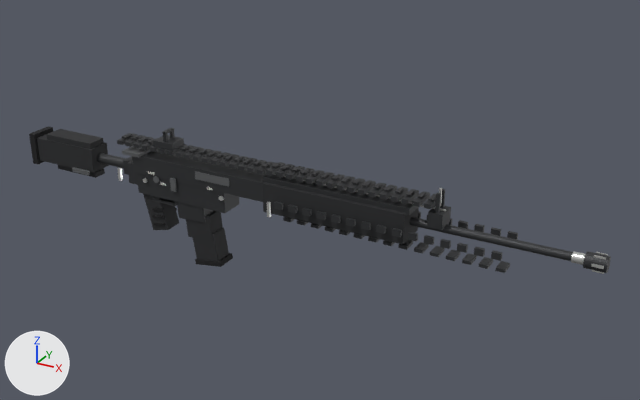
The FBX model Assets/models/weapons/assault_rifle_m4.fbx, before and after one commit.
Rendered twice from a camera (50 mm lens) standing at (0.656, -0.876, 0.482) and looking at (0.143, 0.058, 0.015). Arrows for +X, +Y and +Z are at lower left; the lights stay in place. The first picture is the older version. Where no turn or scale is listed for an object, it has been applied to the vertices. Vertices at exactly the same position are counted once.

Names of what the first picture shows: 'AssaultRifleM4'.
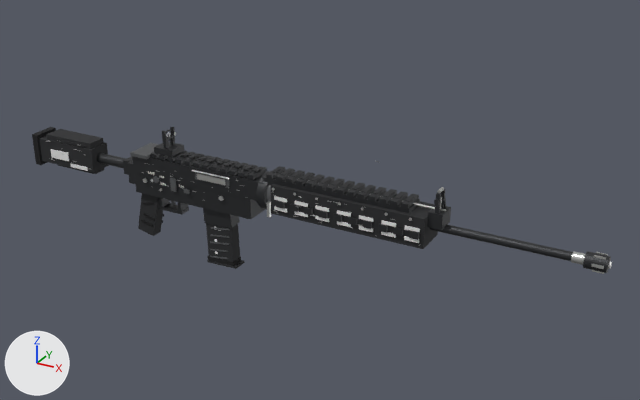
Where the change shows, as pixel boxes [x1, y1, x2, y2] in the pictures (640 x 400 px; the box of a moved part takes in the faces that stretch with it):
'AssaultRifleM4', reshaped
    before: [29, 126, 611, 274]
    after: [32, 127, 612, 274]
part 1 of me_assaultriflem4_mesh, moved or reshaped (not visible afterwards)
    before: [283, 217, 294, 222]
part 2 of me_assaultriflem4_mesh, moved or reshaped (not visible afterwards)
    before: [339, 230, 350, 236]
part 3 of me_assaultriflem4_mesh, moved or reshaped (not visible afterwards)
    before: [354, 233, 365, 239]
part 4 of me_assaultriflem4_mesh, moved or reshaped (not visible afterwards)
    before: [368, 237, 380, 242]
part 5 of me_assaultriflem4_mesh, moved or reshaped (not visible afterwards)
    before: [383, 240, 394, 246]
part 6 of me_assaultriflem4_mesh, moved or reshaped (not visible afterwards)
    before: [398, 240, 413, 250]
part 7 of me_assaultriflem4_mesh, moved or reshaped (not visible afterwards)
    before: [414, 242, 429, 253]
part 8 of me_assaultriflem4_mesh, moved or reshaped
    before: [29, 126, 53, 164]
    after: [32, 127, 56, 165]
part 9 of me_assaultriflem4_mesh, added (black)
    after: [271, 184, 438, 249]
part 10 of me_assaultriflem4_mesh, moved or reshaped
    before: [122, 146, 151, 158]
    after: [130, 143, 159, 159]
part 11 of me_assaultriflem4_mesh, moved or reshaped
    before: [153, 223, 165, 226]
    after: [141, 219, 153, 227]
part 12 of me_assaultriflem4_mesh, moved or reshaped
    before: [152, 215, 165, 218]
    after: [143, 213, 155, 221]
part 13 of me_assaultriflem4_mesh, added
    after: [135, 173, 265, 219]
part 14 of me_assaultriflem4_mesh, moved or reshaped
    before: [211, 152, 230, 165]
    after: [208, 255, 241, 266]
part 15 of me_assaultriflem4_mesh, moved or reshaped
    before: [177, 202, 213, 222]
    after: [203, 208, 240, 228]
part 16 of me_assaultriflem4_mesh, deleted
    before: [72, 128, 518, 273]
part 17 of me_assaultriflem4_mesh, reshaped
    before: [58, 144, 267, 267]
    after: [46, 127, 446, 269]

What changed in the scene script:
```text
Change me_assaultriflem4_mesh:
    remove me_assaultriflem4_mesh.from_pydata(...)  # 2150 vertices, 1819 faces; spans x -0.293..0.522, y -0.03..0.03, z -0.086..0.096
    add me_assaultriflem4_mesh.from_pydata(...)  # 4876 vertices, 4186 faces; spans x -0.287..0.525, y -0.061..0.138, z -0.08..0.097
    me_assaultriflem4_mesh part 1: the loose piece of 8 vertices spanning x 0.127..0.137, y -0.009..0.009, z 0.009..0.013 is moved by (0.0, 0.0, 0.009)
    me_assaultriflem4_mesh part 2: the loose piece of 8 vertices spanning x 0.206..0.217, y -0.009..0.009, z 0.009..0.013 is moved by (0.0, 0.0, 0.009)
    me_assaultriflem4_mesh part 3: the loose piece of 8 vertices spanning x 0.226..0.236, y -0.009..0.009, z 0.009..0.013 is moved by (0.0, 0.0, 0.009)
    me_assaultriflem4_mesh part 4: the loose piece of 8 vertices spanning x 0.246..0.256, y -0.009..0.009, z 0.009..0.013 is moved by (0.0, 0.0, 0.009)
    me_assaultriflem4_mesh part 5: the loose piece of 8 vertices spanning x 0.265..0.276, y -0.009..0.009, z 0.009..0.013 is moved by (0.0, 0.0, 0.009)
    me_assaultriflem4_mesh part 6: the loose piece of 8 vertices spanning x 0.285..0.296, y -0.009..0.009, z 0.009..0.013 is moved by (0.0, 0.0, 0.009)
    me_assaultriflem4_mesh part 7: the loose piece of 8 vertices spanning x 0.305..0.316, y -0.009..0.009, z 0.009..0.013 is moved by (0.0, 0.0, 0.009)
    me_assaultriflem4_mesh part 8: the loose piece of 8 vertices spanning x -0.293..-0.283, y -0.019..0.019, z 0.01..0.056 is moved by (0.006, 0.0, 0.0)
    me_assaultriflem4_mesh part 9: a new loose piece, a box spanning x 0.117..0.321, y -0.022..0.022, z 0.021..0.059, in mat_m4_polymer (black #242628)
    me_assaultriflem4_mesh part 10: the loose piece of 8 vertices spanning x -0.118..-0.089, y -0.022..0.022, z 0.058..0.062 is moved by (0.014, 0.0, 0.0)
    me_assaultriflem4_mesh part 11: the loose piece of 8 vertices spanning x -0.081..-0.061, y -0.015..-0.013, z -0.043..-0.035 is turned 26.2 degrees about the y axis through its middle and scaled by 0.996, then moved by (-0.023, 0.003, -0.005)
    me_assaultriflem4_mesh part 12: the loose piece of 8 vertices spanning x -0.081..-0.061, y -0.015..-0.013, z -0.032..-0.024 is turned 26.2 degrees about the y axis through its middle and scaled by 0.996, then moved by (-0.018, 0.003, -0.006)
    me_assaultriflem4_mesh part 13: a new loose piece, a box spanning x -0.103..0.083, y -0.017..0.017, z 0.003..0.034, in mat_m4_receiver (dark grey #353638)
    me_assaultriflem4_mesh part 14: the loose piece of 8 vertices spanning x 0.024..0.032, y -0.016..0.016, z 0.068..0.073 is scaled about its middle by (4.85, 0.58, 1.27), then moved by (0.0, -0.003, -0.144), in mat_m4_rubber (black #121214)
    me_assaultriflem4_mesh part 15: the loose piece of 8 vertices spanning x -0.037..0.009, y -0.015..0.015, z -0.022..0.015 is scaled about its middle by (1, 0.631, 1), then moved by (0.04, -0.002, 0.0)
    me_assaultriflem4_mesh part 16: 70 loose pieces with 580 vertices, spanning x -0.213..0.415, y -0.03..0.03, z -0.052..0.096, are deleted
    me_assaultriflem4_mesh part 17: 136 vertices moved from x 0.107..0.316, y -0.03..0.03, z 0.034..0.075 to x 0.107..0.316, y -0.021..0.021, z 0.034..0.064; 120 vertices removed from x -0.253..0.088, y -0.017..0.017, z -0.086..0.073; 3338 vertices added at x -0.261..0.336, y -0.061..0.024, z -0.08..0.097
    other edits to the shape of me_assaultriflem4_mesh do not show in these pictures
    add me_assaultriflem4_mesh.materials.append(mat_m4_darkrecess)  # white #e7e7e7
```
